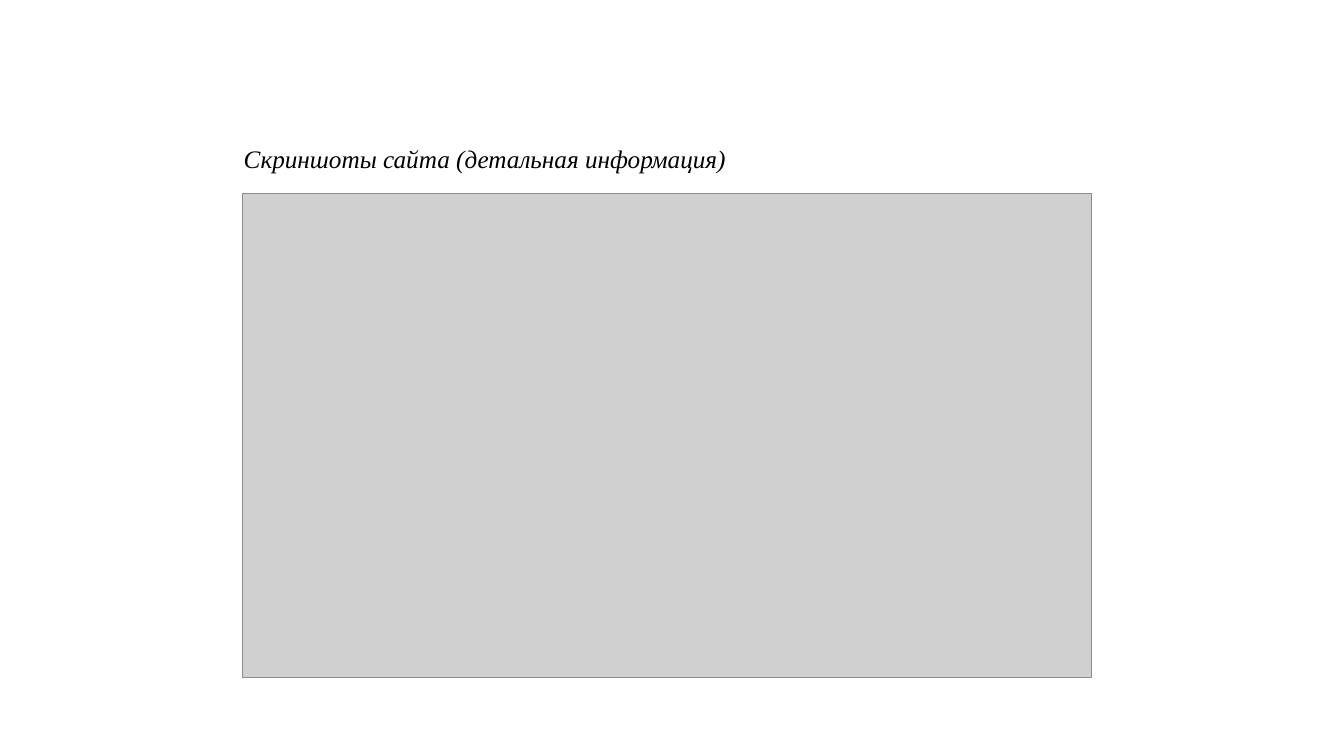
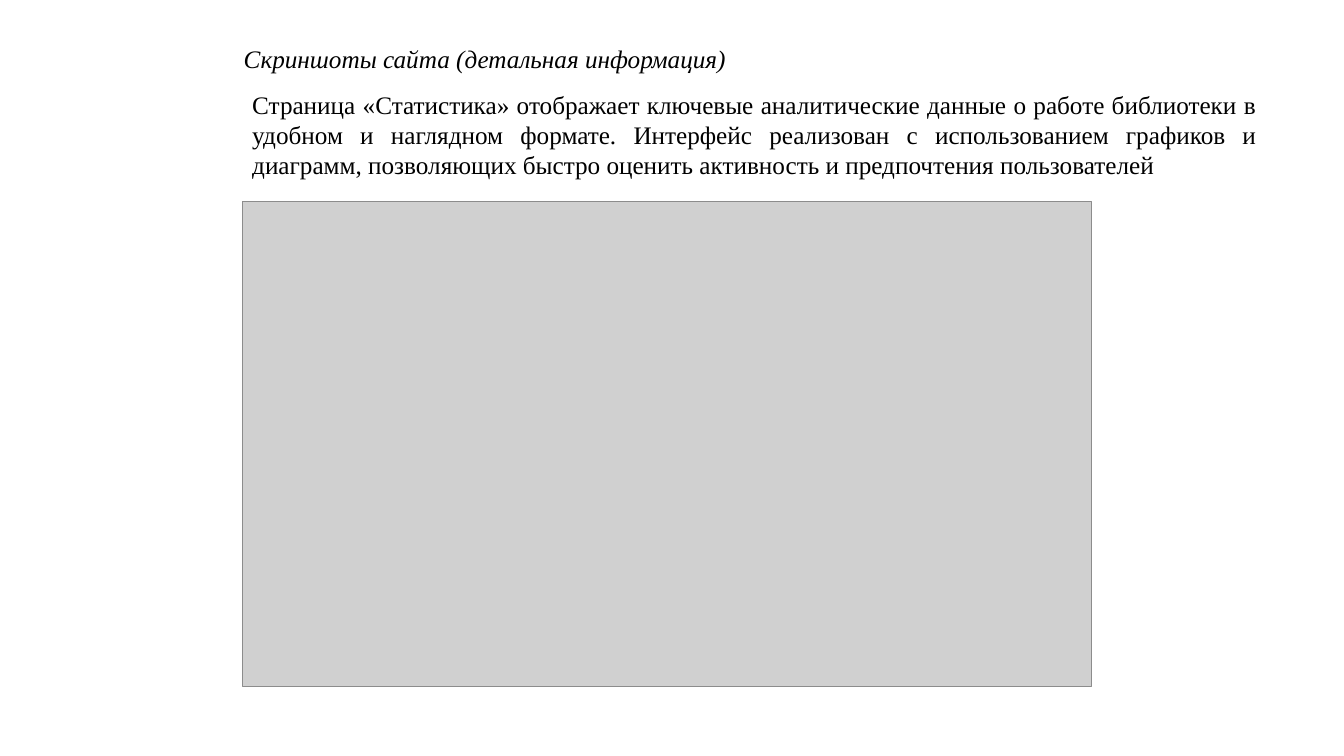
Before and after one commit to ainurmukasheva/librista, a slide deck: slide 7 of Презентация Мукашева Айнур ИС-23-2.pptx. Drawn at 1344x756 pixels with LibreOffice and Linux fonts; fonts in the diff are those of the drawing; grey boxes stand for pictures. Boxes give left, top, right and bottom in pixels: in the first picture for what was removed or moved away, otherwise in the second. Text is boxed around its words. In the diff, an @@ line names an element or a change of style, - is before the commit and + after.

```diff
--- a/Презентация Мукашева Айнур ИС-23-2.pptx
+++ b/Презентация Мукашева Айнур ИС-23-2.pptx
@@ text "Скриншоты сайта (детальная информация)": place and size @@
-text "Скриншоты сайта (детальная информация)" at box(244, 150, 726, 174)
+text "Скриншоты сайта (детальная информация)" at box(244, 50, 726, 74)
@@ text added at box(252, 96, 1256, 180), 18 pt, text #000000 @@
+Страница «Статистика» отображает ключевые аналитические данные о работе библиотеки в удобном и наглядном формате. Интерфейс реализован с использованием графиков и диаграмм, позволяющих быстро оценить активность и предпочтения пользователей
@@ picture: place and size @@
-picture at box(242, 194, 1092, 679)
+picture at box(242, 202, 1092, 687)
```
Also in this commit, not shown: 2 other slides changed, 1 slide added, 1 slide removed.
